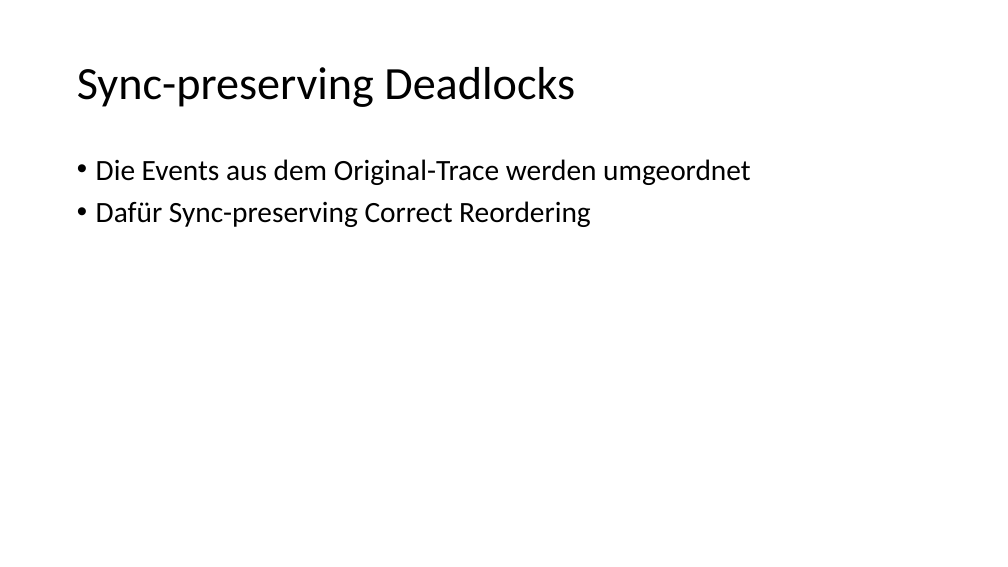
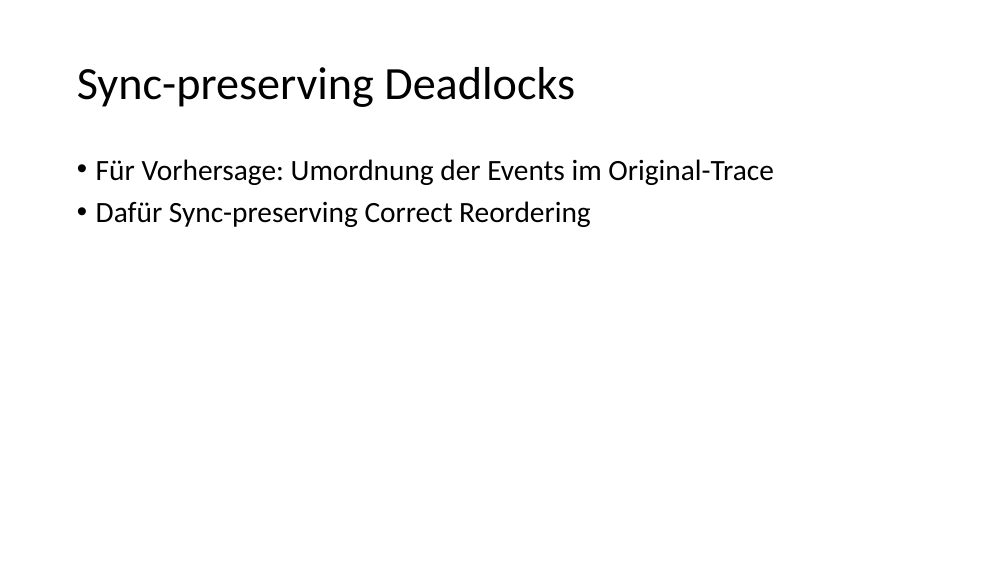
Before and after one commit to HuBaX/Seminararbeit, a slide deck: slide 19 of Sound Dynamic Deadlock Prediction in Linear Time.pptx. Drawn at 1008x567 pixels with LibreOffice and Linux fonts; fonts in the diff are those of the drawing. Boxes give left, top, right and bottom in pixels: in the first picture for what was removed or moved away, otherwise in the second. Text is boxed around its words. In the diff, an @@ line names an element or a change of style, - is before the commit and + after.

```diff
--- a/Sound Dynamic Deadlock Prediction in Linear Time.pptx
+++ b/Sound Dynamic Deadlock Prediction in Linear Time.pptx
@@ text at (96, 159, 773, 185): text changed @@
-• Die Events aus dem Original-Trace werden umgeordnet
+• Für Vorhersage: Umordnung der Events im Original-Trace
```
Also in this commit, not shown: 9 other slides changed, 3 slides added, 1 slide removed, 1 other file.
